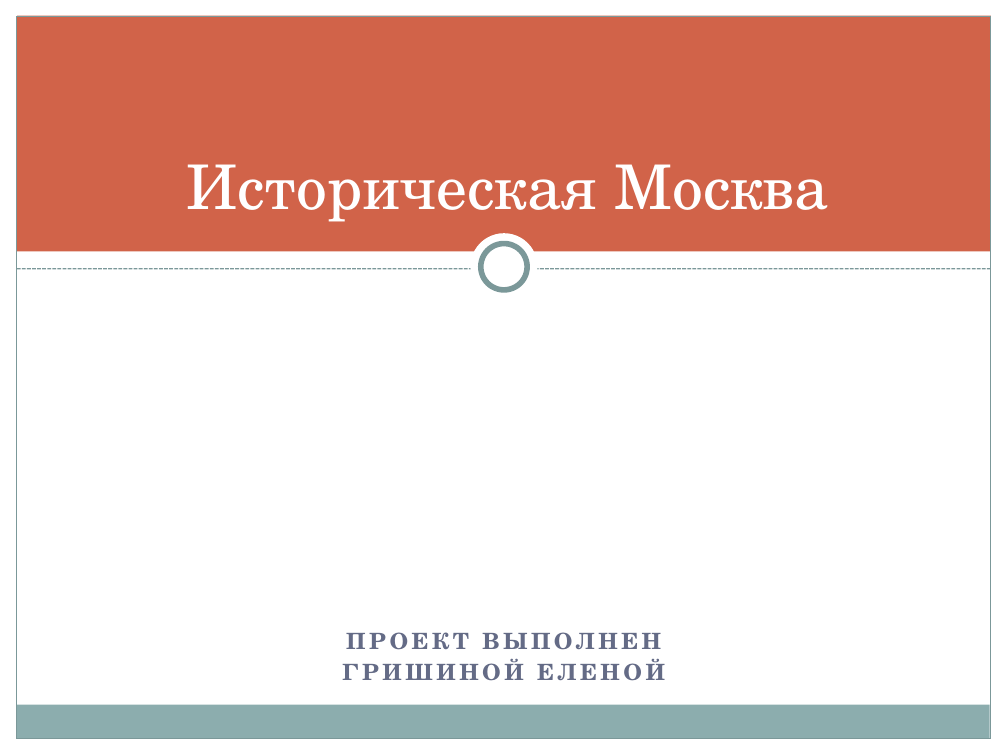
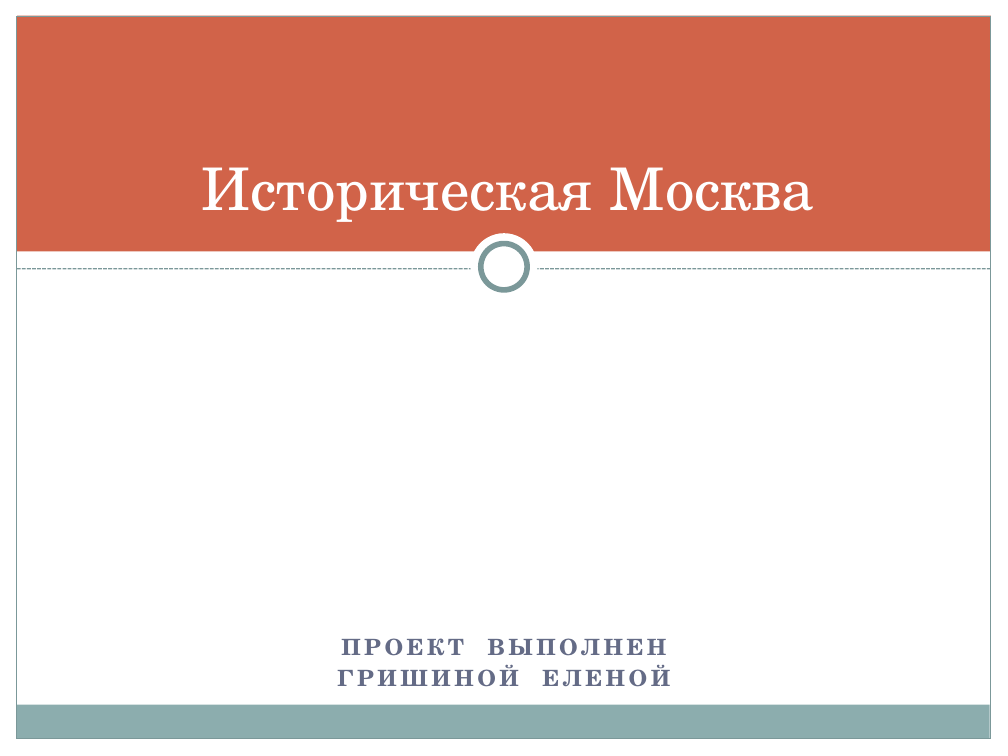
Before and after one commit to GrishHelen/Project_site, a slide deck: slide 1 of Презентация.pptx. Drawn at 1008x756 pixels with LibreOffice and Linux fonts; fonts in the diff are those of the drawing. Boxes give left, top, right and bottom in pixels: in the first picture for what was removed or moved away, otherwise in the second. Text is boxed around its words. In the diff, an @@ line names an element or a change of style, - is before the commit and + after.

```diff
--- a/Презентация.pptx
+++ b/Презентация.pptx
@@ title "Историческая Москва" at [201, 167, 815, 222]: size 44 to 42 pt @@
@@ text "ПРОЕКТ ВЫПОЛНЕН" rewrapped from [342, 632, 665, 681] to [337, 638, 670, 687] @@
```
Also in this commit, not shown: 3 other slides changed, 1 slide added, 6 other files.
